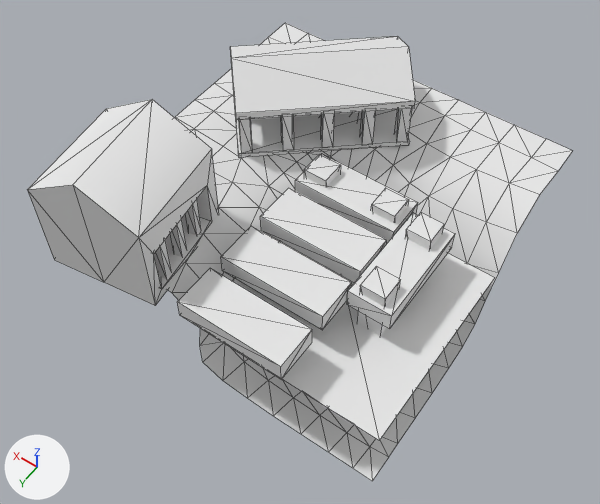
The OBJ model Project_ThirdPerson/mge_v18_student_version/assets/ThirdPerson/models/Harbour_Top_Right.obj as it was, and as the next commit left it.
Before and after are seen from a camera (50 mm lens) standing at (-0.845, 1.301, 1.856) and looking at (-0.031, 0.162, 0.066). Lighting does not change. The marker at lower left points along +X, +Y and +Z. Mesh edges are drawn as thin lines. Where no turn or scale is listed for an object, it has been applied to the vertices.

The first picture shows 'Harbour_Top_Right'.
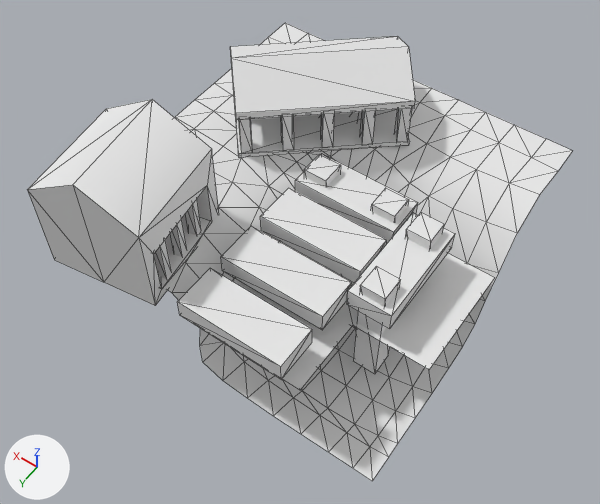
Commit message: Harbour updated

What differs and where, as boxes (x1, y1, x2, y2) in the pictures (600 x 504 px; the box of a moved part takes in the faces that stretch with it):
part 1 of me_harbour_top_right, moved or reshaped
    before: (232, 242, 494, 440)
    after: (232, 242, 494, 390)

What the commit changed:
me_harbour_top_right has 372 vertices, 562 faces and spans x -0.5..0.5, y -0.5..0.595, z -0.189..0.494.
me_harbour_top_right is used by ob_harbour_top_right; location (0.0, 0.0, 0.0).
Verts and faces of me_harbour_top_right; kept vertices keep their numbers, new ones are numbered from 372.
Before the commit, vertices of me_harbour_top_right: 0 (-0.5, -0.081, 0.05) at pixel (494, 277), 1 (0.067, -0.081, 0.05), 2 (-0.5, 0.5, 0.05) at pixel (379, 440), 3 (0.067, 0.5, 0.05) at pixel (192, 322).
Part 1, on me_harbour_top_right:
Vertices deleted: 2 (with the faces that use them).
New vertex 372 is at (-0.273, 0.268, 0.05), pixel (352, 325).
New vertex 373 is at (-0.5, 0.268, 0.05), pixel (429, 369).
New vertex 374 is at (-0.273, 0.5, 0.05), pixel (300, 390).
New faces: (0, 1, 372, 373), (1, 3, 374, 372).
